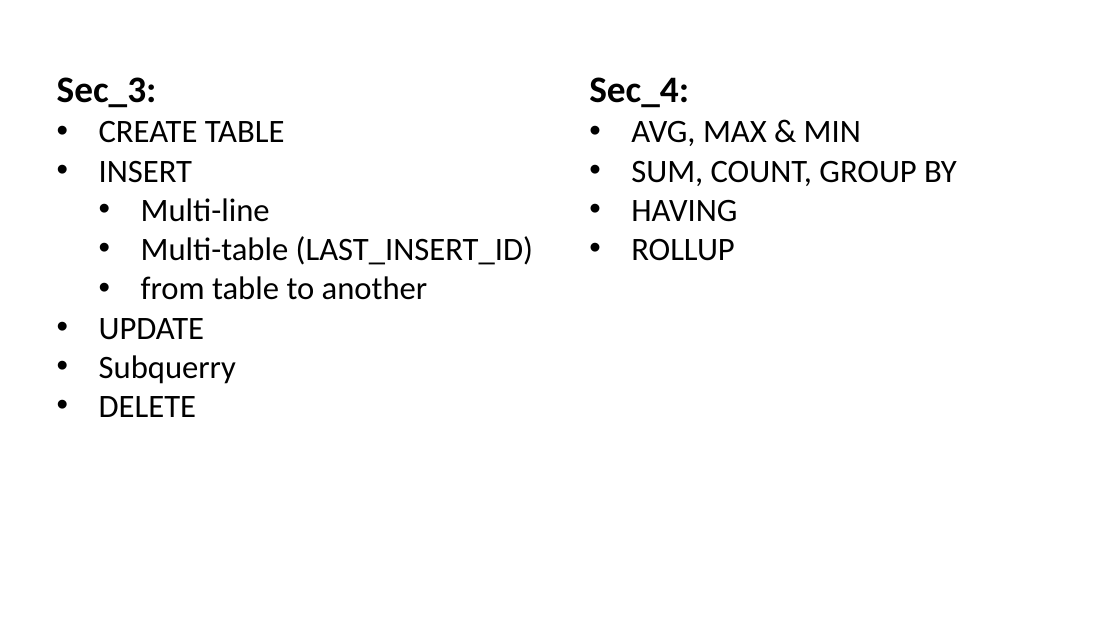
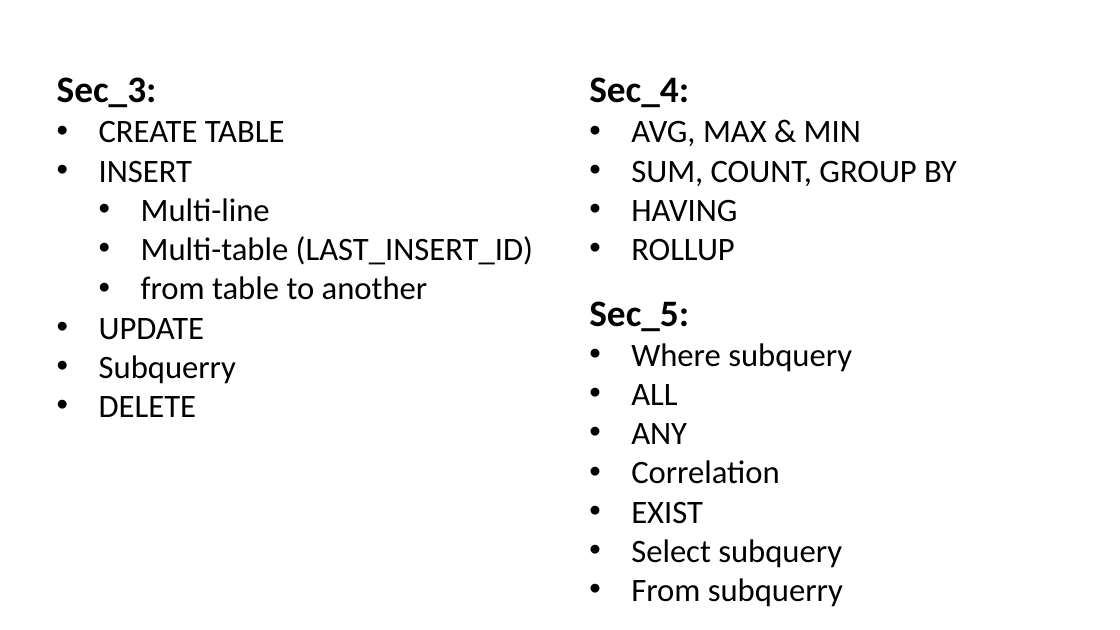
Before and after one commit to Amir-Hofo/Basic_SQL_Commands, a slide deck: slide 3 of list of content.pptx. Drawn at 1120x630 pixels with LibreOffice and Linux fonts; fonts in the diff are those of the drawing. Boxes give left, top, right and bottom in pixels: in the first picture for what was removed or moved away, otherwise in the second. Text is boxed around its words. In the diff, an @@ line names an element or a change of style, - is before the commit and + after.

```diff
--- a/list of content.pptx
+++ b/list of content.pptx
@@ text added at bbox=[589, 301, 852, 607], 28 pt, text #000000 @@
+Sec_5:
+• Where subquery
+• ALL
+• ANY
+• Correlation
+• EXIST
+• Select subquery
+• From subquerry
```
Also in this commit, not shown: 2 other slides changed, 1 slide added, 1 slide removed, 2 other files.
